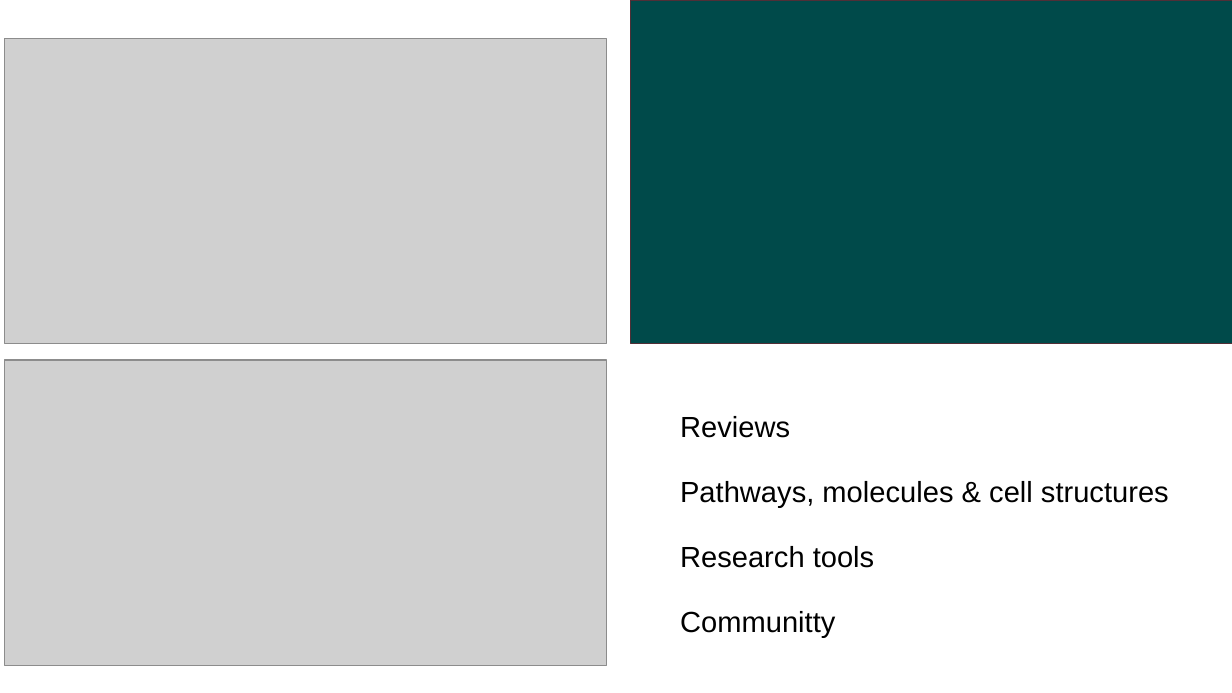
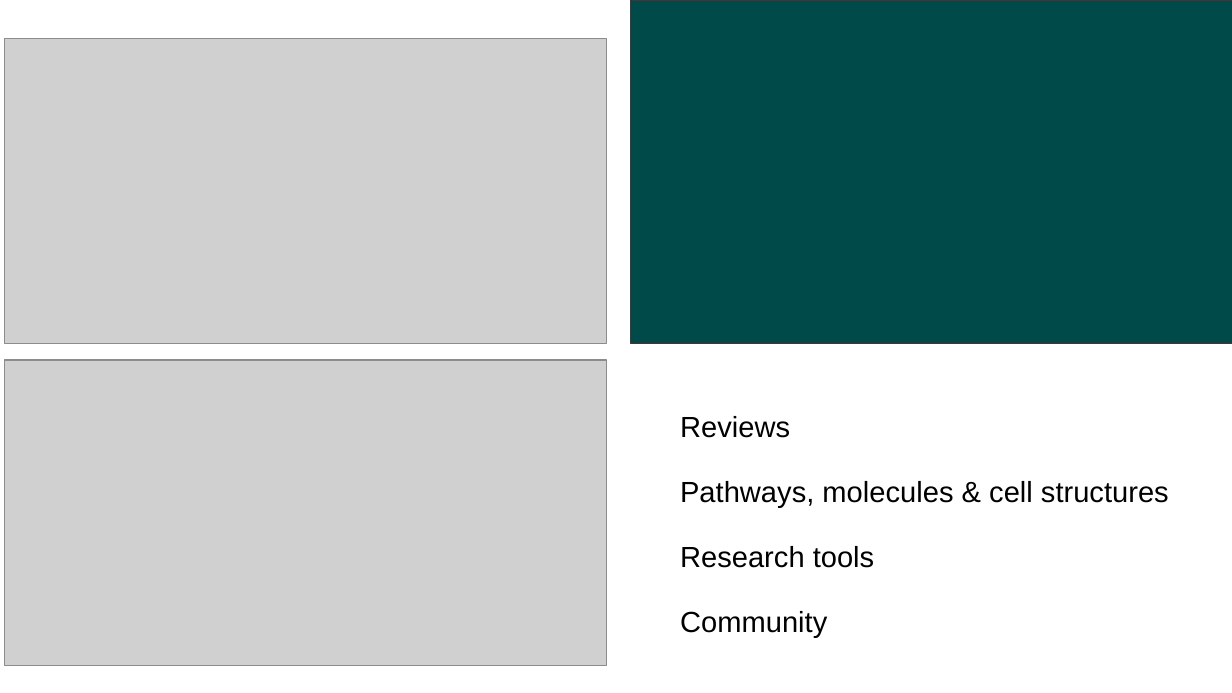
Before and after one commit to bryanesmith/panc-lightning-talk, a slide deck: slide 3 of pancreapedia-mlib-lightning.2012-07.ppt. Drawn at 1232x693 pixels with LibreOffice and Linux fonts; fonts in the diff are those of the drawing; grey boxes stand for pictures; background and template pictures are left out. Boxes give left, top, right and bottom in pixels: in the first picture for what was removed or moved away, otherwise in the second. Text is boxed around its words. In the diff, an @@ line names an element or a change of style, - is before the commit and + after.

```diff
--- a/pancreapedia-mlib-lightning.2012-07.ppt
+++ b/pancreapedia-mlib-lightning.2012-07.ppt
@@ text at box(680, 611, 827, 637): text changed @@
-Communitty
+Community
```
Also in this commit, not shown: 4 other slides changed, 1 other file.
